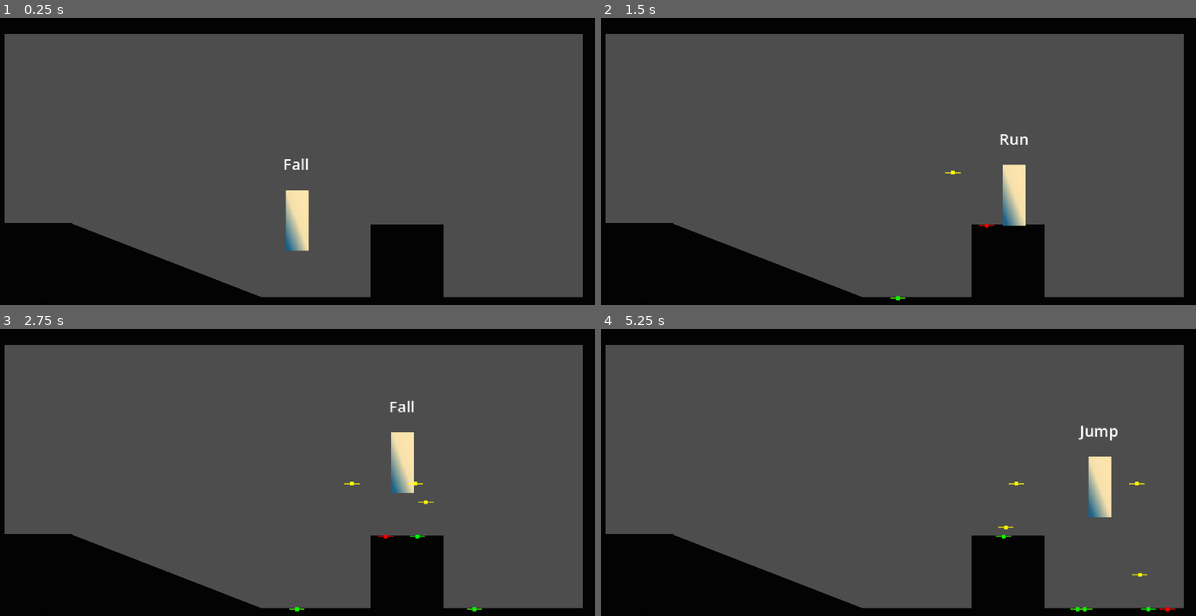
Above: before the commit, frames 1-4 (two rows, left to right).
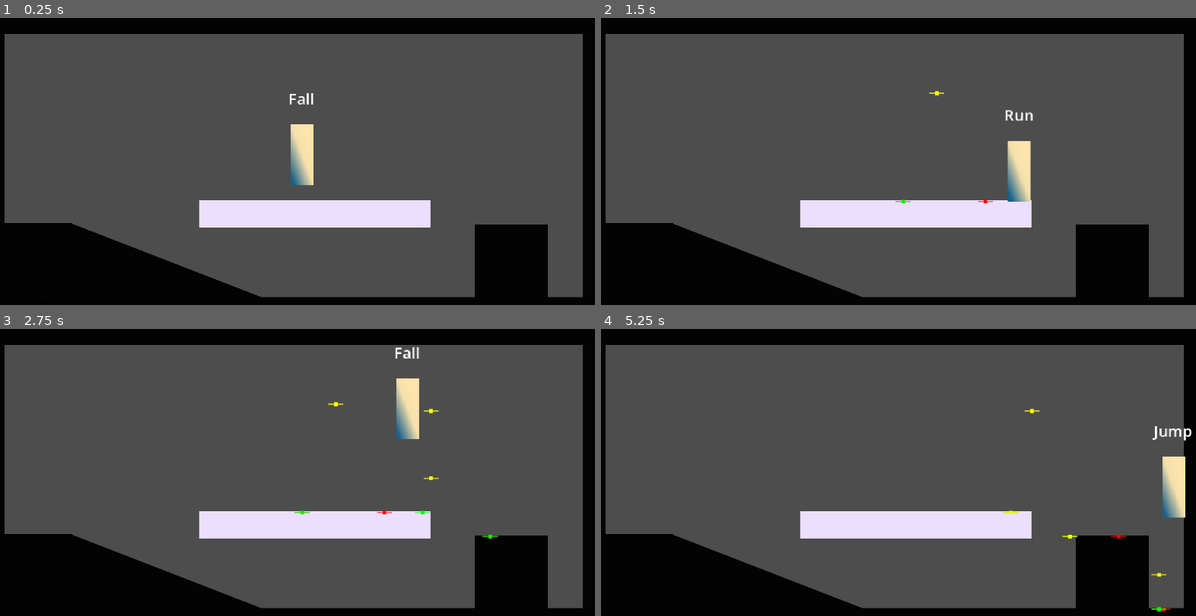
Above: after the commit, the same moments.

Repository: skylkw/metroidvania-forge
Game: Godot game, scene res://playground.tscn
Two runs of this game, one before a commit and one after it. Both use one fixed random seed, a clock stepped at 60 frames per second and the inputs below.
Inputs:
- Up to frame 1 (0.25 s): no input
- Up to frame 2 (1.5 s): tap Enter at 0.5 s; hold K (jump) 0.53-1.28 s; hold Right (right) from 0.53 s (still down); tap L at 1.35 s
- Up to frame 3 (2.75 s): tap K (jump) at 1.52, 1.55, 1.82 s; release Right (right) at 2.03 s; hold Left (left) from 2.03 s (still down); hold K (jump) from 2.03 s (still down); tap E at 2.1 s
- Up to frame 4 (5.25 s): release Left (left) at 2.78 s; release K (jump) at 2.78 s; hold Right (right) 2.78-4.28 s; tap K (jump) at 2.85, 3.02, 3.32, 4.52, 4.55, 4.82 s; hold K (jump) 3.53-4.28 s; tap L at 3.6 s; hold Left (left) 4.28-5.03 s; tap E at 4.35 s; hold Right (right) from 5.03 s (still down); hold K (jump) from 5.03 s (still down)

The runs differ from the first frame. In frame 1, 11% of the frame differs, in the area x 33-93%, y 26-98%; in frame 2, 11%; in frame 3, 12%; in frame 4, 12%, in the area x 33-100%, y 27-99%.

Commit message:
重构玩家状态管理，添加新的状态类并更新碰撞逻辑

Diff:
--- a/player/player.tscn
+++ b/player/player.tscn
@@ -1,11 +1,11 @@
 [gd_scene format=3 uid="uid://cvr0434jrndbl"]
 
 [ext_resource type="Script" uid="uid://cxsoib3qjogbi" path="res://player/scripts/player.gd" id="1_oul6g"]
-[ext_resource type="Script" uid="uid://eaw0esrhbt8w" path="res://player/stetes/idle.gd" id="2_g1dw6"]
-[ext_resource type="Script" uid="uid://dg0uxp6ut2ubv" path="res://player/stetes/run.gd" id="3_yw30f"]
-[ext_resource type="Script" uid="uid://dy3tao7wjekmi" path="res://player/stetes/jump.gd" id="4_qjkh3"]
-[ext_resource type="Script" uid="uid://doesg6lgyb1yv" path="res://player/stetes/fall.gd" id="5_g6k8r"]
-[ext_resource type="Script" uid="uid://cirwkog2lynoi" path="res://player/stetes/crouch.gd" id="6_g6k8r"]
+[ext_resource type="Script" uid="uid://eaw0esrhbt8w" path="res://player/states/idle.gd" id="2_g1dw6"]
+[ext_resource type="Script" uid="uid://dg0uxp6ut2ubv" path="res://player/states/run.gd" id="3_yw30f"]
+[ext_resource type="Script" uid="uid://dy3tao7wjekmi" path="res://player/states/jump.gd" id="4_qjkh3"]
+[ext_resource type="Script" uid="uid://doesg6lgyb1yv" path="res://player/states/fall.gd" id="5_g6k8r"]
+[ext_resource type="Script" uid="uid://cirwkog2lynoi" path="res://player/states/crouch.gd" id="6_g6k8r"]
 
 [sub_resource type="Gradient" id="Gradient_kqu6x"]
 offsets = PackedFloat32Array(0.025316456, 0.47594938, 0.721519, 0.96455693)
@@ -20,7 +20,12 @@
 [sub_resource type="RectangleShape2D" id="RectangleShape2D_kqu6x"]
 size = Vector2(16, 46)
 
+[sub_resource type="RectangleShape2D" id="RectangleShape2D_g6k8r"]
+size = Vector2(16, 30)
+
 [node name="Player" type="CharacterBody2D" unique_id=879996293]
+collision_layer = 0
+collision_mask = 3
 script = ExtResource("1_oul6g")
 
 [node name="States" type="Node" parent="." unique_id=1241687087]
@@ -51,9 +56,14 @@
 position = Vector2(0, -24)
 texture = SubResource("GradientTexture2D_oul6g")
 
-[node name="CollisionShape2D" type="CollisionShape2D" parent="." unique_id=1778694389]
+[node name="CollisionStand" type="CollisionShape2D" parent="." unique_id=1778694389]
 position = Vector2(0, -24)
 shape = SubResource("RectangleShape2D_kqu6x")
+
+[node name="CollisionCrouch" type="CollisionShape2D" parent="." unique_id=867838735]
+position = Vector2(0, -16)
+shape = SubResource("RectangleShape2D_g6k8r")
+disabled = true
 
 [node name="Label" type="Label" parent="." unique_id=1366743697]
 offset_left = -42.0
@@ -63,3 +73,8 @@
 theme_override_font_sizes/font_size = 12
 text = "Label"
 horizontal_alignment = 1
+
+[node name="OneWayPlatformRaycast" type="RayCast2D" parent="." unique_id=855357428]
+target_position = Vector2(0, 4)
+collision_mask = 2
+hit_from_inside = true
--- a/player/scripts/player.gd
+++ b/player/scripts/player.gd
@@ -1,4 +1,5 @@
 class_name Player extends CharacterBody2D
+
 const DEBUG_JUMP_INDICATOR = preload("uid://bipj6qgwefvf")
 
 @export var move_speed: float = 100
@@ -12,6 +13,10 @@
 var direction: Vector2 = Vector2.ZERO
 var gravity: float = 980.0
 var gravity_scale: float = 1.0
+
+@onready var collision_stand: CollisionShape2D = $CollisionStand
+@onready var collision_crouch: CollisionShape2D = $CollisionCrouch
+@onready var one_way_platform_raycast: RayCast2D = $OneWayPlatformRaycast
 
 
 func _ready() -> void:
--- a/player/stetes/crouch.gd
+++ b/player/states/crouch.gd
@@ -6,15 +6,23 @@
 
 
 func enter() -> void:
+	player.collision_stand.disabled = true
+	player.collision_crouch.disabled = false
 	pass
 
 
 func exit() -> void:
+	player.collision_stand.disabled = false
+	player.collision_crouch.disabled = true
 	pass
 
 
 func handle_input(event: InputEvent) -> PlayerState:
 	if event.is_action_pressed("jump"):
+		if player.one_way_platform_raycast.is_colliding():
+			player.position.y += 1
+			print('fall')
+			return fall
 		return jump
 	return next_state
 
@@ -29,7 +37,7 @@
 
 func physics_process(delta: float) -> PlayerState:
 	player.velocity.x = move_toward(player.velocity.x, 0, deceleration_rate * delta)
-	print(player.velocity.x)
+
 
 	if not player.is_on_floor():
 		return fall
--- a/player/stetes/player_state.gd
+++ b/player/states/player_state.gd
@@ -1,4 +1,4 @@
-@icon("res://player/stetes/state.svg")
+@icon("res://player/states/state.svg")
 class_name PlayerState extends Node
 
 var player: Player
--- a/playground.tscn
+++ b/playground.tscn
@@ -14,6 +14,16 @@
 
 [sub_resource type="RectangleShape2D" id="RectangleShape2D_edjgo"]
 size = Vector2(32, 32)
+
+[sub_resource type="Gradient" id="Gradient_rupst"]
+offsets = PackedFloat32Array(1)
+colors = PackedColorArray(0.92877746, 0.8721753, 0.99264306, 1)
+
+[sub_resource type="GradientTexture2D" id="GradientTexture2D_wt17y"]
+gradient = SubResource("Gradient_rupst")
+
+[sub_resource type="RectangleShape2D" id="RectangleShape2D_m8u5f"]
+size = Vector2(64, 64)
 
 [node name="Playground" type="Node2D" unique_id=1709053163]
 
@@ -83,7 +93,7 @@
 shape = SubResource("RectangleShape2D_edjgo")
 
 [node name="Sprite2D7" type="Sprite2D" parent="." unique_id=1142065420]
-position = Vector2(329, 193.00002)
+position = Vector2(411, 193.00002)
 scale = Vector2(1.7992419, 1.8425293)
 texture = SubResource("GradientTexture2D_rupst")
 
@@ -93,5 +103,19 @@
 scale = Vector2(0.99999994, 0.99999994)
 shape = SubResource("RectangleShape2D_edjgo")
 
+[node name="OneWayPlatform" type="Sprite2D" parent="." unique_id=1837549467]
+position = Vector2(255.99998, 155.25)
+scale = Vector2(2.8515625, 0.3359374)
+texture = SubResource("GradientTexture2D_wt17y")
+
+[node name="StaticBody2D" type="StaticBody2D" parent="OneWayPlatform" unique_id=513612103]
+collision_layer = 3
+collision_mask = 0
+
+[node name="CollisionShape2D" type="CollisionShape2D" parent="OneWayPlatform/StaticBody2D" unique_id=1869854102]
+scale = Vector2(0.99999994, 1)
+shape = SubResource("RectangleShape2D_m8u5f")
+one_way_collision = true
+
 [node name="Player" parent="." unique_id=879996293 instance=ExtResource("1_rupst")]
-position = Vector2(242, 147)
+position = Vector2(246, 95)
--- a/project.godot
+++ b/project.godot
@@ -74,6 +74,11 @@
 ]
 }
 
+[layer_names]
+
+2d_physics/layer_1="Ground"
+2d_physics/layer_2="One Way Platform"
+
 [physics]
 
 3d/physics_engine="Jolt Physics"
Renamed: player/stetes/crouch.gd.uid -> player/states/crouch.gd.uid
Renamed: player/stetes/fall.gd -> player/states/fall.gd
Renamed: player/stetes/fall.gd.uid -> player/states/fall.gd.uid
Renamed: player/stetes/idle.gd -> player/states/idle.gd
Renamed: player/stetes/idle.gd.uid -> player/states/idle.gd.uid
Renamed: player/stetes/jump.gd -> player/states/jump.gd
Renamed: player/stetes/jump.gd.uid -> player/states/jump.gd.uid
Renamed: player/stetes/player_state.gd.uid -> player/states/player_state.gd.uid
Renamed: player/stetes/run.gd -> player/states/run.gd
Renamed: player/stetes/run.gd.uid -> player/states/run.gd.uid
Renamed: player/stetes/state.svg -> player/states/state.svg
Not shown, changed: player/states/state.svg.import
